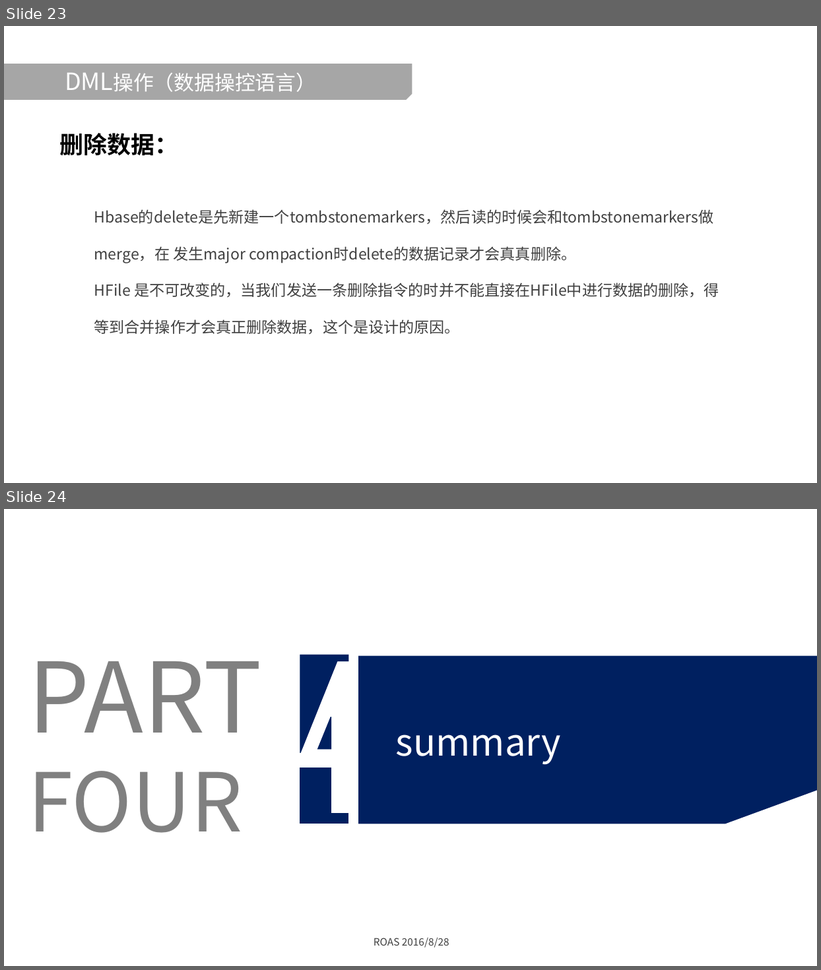
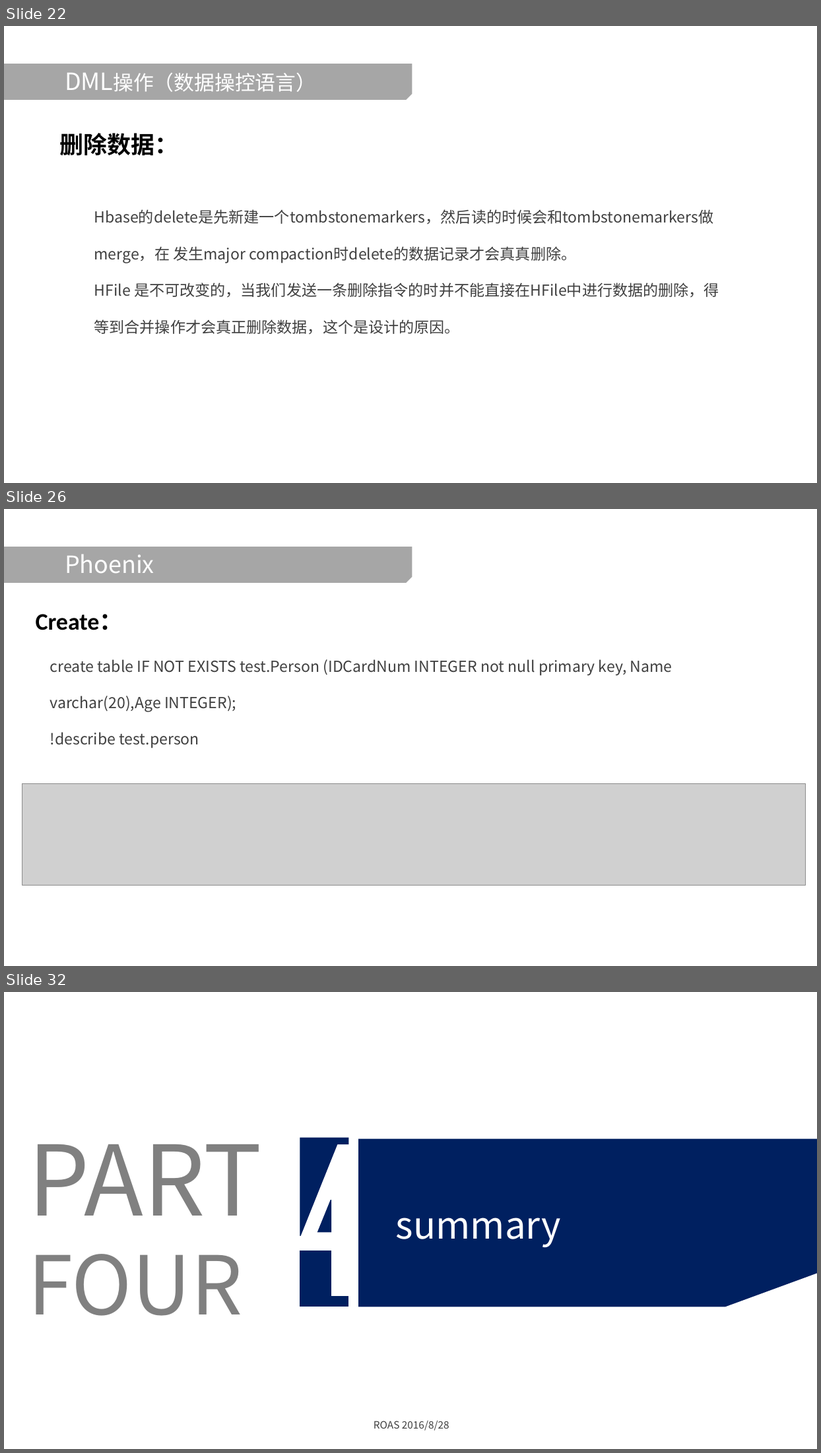
Before and after one commit to Guosmilesmile/hbaseDoc, a slide deck: Hbase学习分享.pptx. Shown one above the other, each under a label of ours: slides 23 and 24 before the commit, slides 22, 26 and 32 after it; the slides between them are not shown. The pictures are 821x970 and 821x1453 pixels, drawn with LibreOffice and Linux fonts; fonts in the diff are those of the drawing; grey boxes stand for pictures; background and template pictures are left out. Boxes give left, top, right and bottom in pixels: in the first picture for what was removed or moved away, otherwise in the second. Text is boxed around its words. In the diff, an @@ line names an element or a change of style, - is before the commit and + after.

Commit message:
add phoenix

```diff
--- a/Hbase学习分享.pptx
+++ b/Hbase学习分享.pptx
@@ slide 26 added at <box>4,509,817,966</box>, background picture (left out) @@
@@ snip rect added at <box>4,547,412,583</box>, fill #A6A6A6 @@
@@ title added at <box>65,554,154,573</box>, 28 pt, text #FFFFFF @@
+Phoenix
@@ text added at <box>36,614,123,630</box>, 28 pt, text #000000, bold @@
+Create：
@@ text added at <box>50,659,673,749</box>, 18 pt, text #404040 @@
+create table IF NOT EXISTS test.Person (IDCardNum INTEGER not null primary key, Name varchar(20),Age INTEGER);
+!describe test.person
@@ picture added at <box>22,784,806,886</box> @@
@@ what was slide 23 is now slide 22 @@
@@ what was slide 24 is now slide 32 @@
```
Also in this commit, not shown: 3 slides changed, 7 other slides added.
